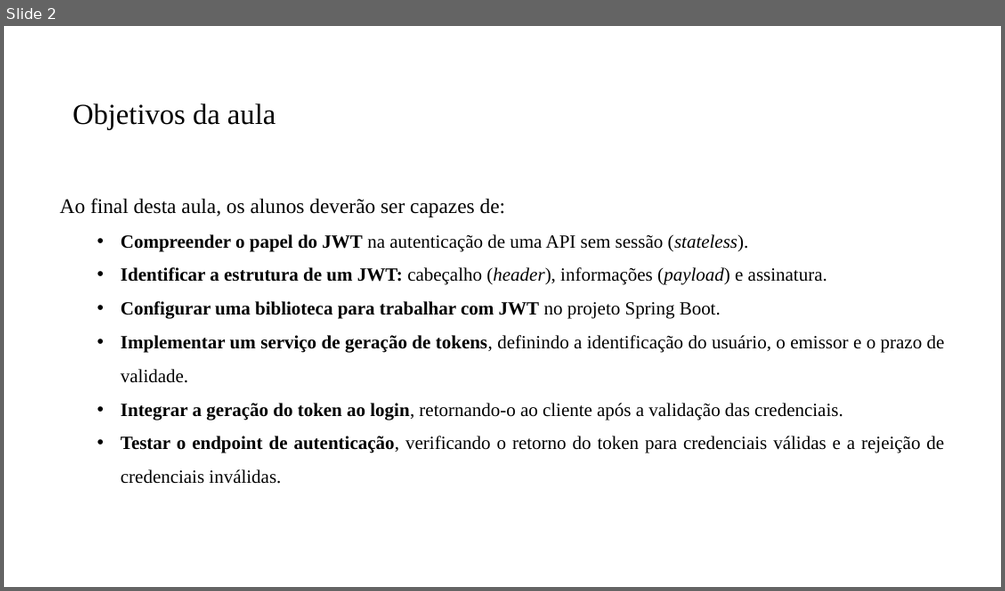
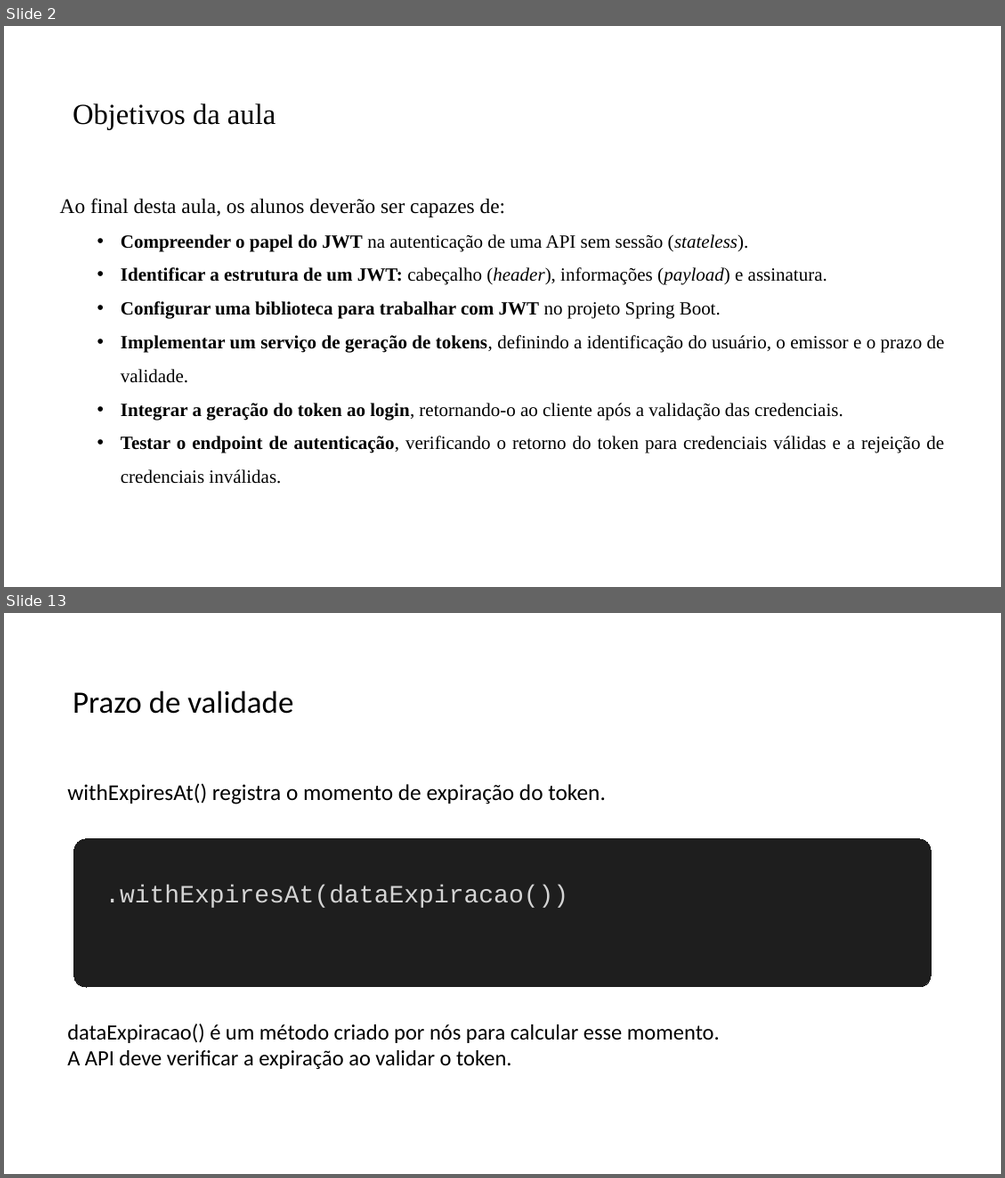
Before and after one commit to PedroMiho/UMC, a slide deck: engenharia-software/software-corporativo/boas-praticas/aula-07-JWT/spring-security.pptx. Shown one above the other, each under a label of ours: slide 2 before the commit, slides 2 and 13 after it; the slides between them are not shown. The pictures are 1005x591 and 1005x1178 pixels, drawn with LibreOffice and Linux fonts; fonts in the diff are those of the drawing; background and template pictures are left out. Boxes give left, top, right and bottom in pixels: in the first picture for what was removed or moved away, otherwise in the second. Text is boxed around its words. In the diff, an @@ line names an element or a change of style, - is before the commit and + after.

```diff
--- a/engenharia-software/software-corporativo/boas-praticas/aula-07-JWT/spring-security.pptx
+++ b/engenharia-software/software-corporativo/boas-praticas/aula-07-JWT/spring-security.pptx
@@ slide 13 added at <box>4,613,1001,1174</box>, background #FFFFFF @@
@@ title added at <box>73,690,293,714</box>, 30 pt, text #000000 @@
+Prazo de validade
@@ text added at <box>67,783,606,804</box>, 21.8 pt, text #000000 @@
+withExpiresAt() registra o momento de expiração do token.
@@ rounded rectangle added at <box>74,839,931,987</box>, fill #1E1E1E, outline #1E1E1E 0.75 pt @@
@@ text added at <box>105,884,568,908</box>, 24 pt, text #D4D4D4 @@
+.withExpiresAt(dataExpiracao())
@@ text added at <box>67,1023,720,1069</box>, 21 pt, text #000000 @@
+dataExpiracao() é um método criado por nós para calcular esse momento.
+A API deve verificar a expiração ao validar o token.
```
Also in this commit, not shown: 1 slide changed, 12 other slides added.
